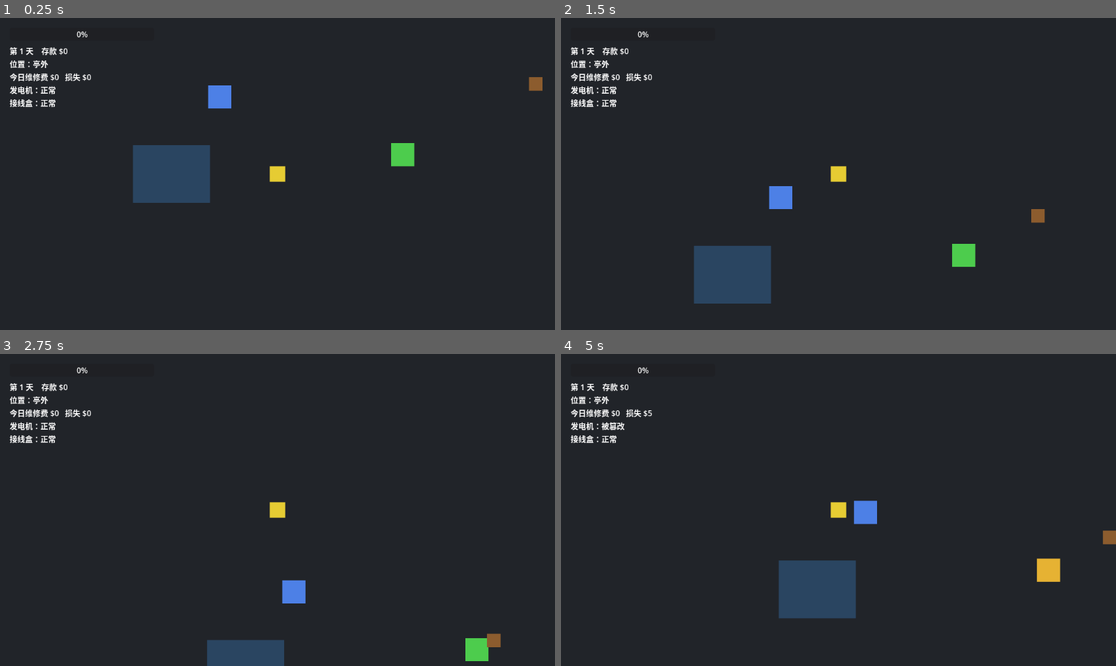
Above: before the commit, frames 1-4 (two rows, left to right).
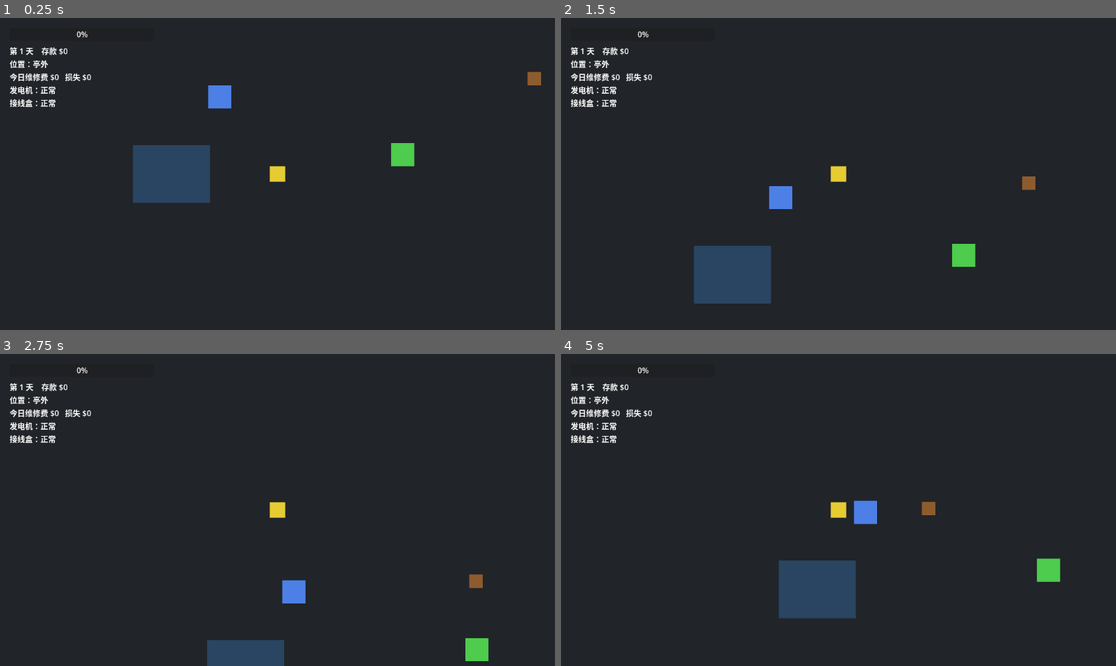
Above: after the commit, the same moments.

Repository: Zhi-Liao-jz/gamejam
Game: Godot game, scene res://scenes/main.tscn
Same seed, same stepped clock (60 frames per second), same inputs: the game is played once before the commit and once after it.
Inputs (mouse positions are in pixels of both pictures, inside the frame that each line leads up to):
- Up to frame 1 (0.25 s): no input
- Up to frame 2 (1.5 s): tap Enter at 0.5 s; move the mouse to (810, 236) at 0.52 s; hold E (interact) 0.53-1.28 s; hold W (move_up) from 0.53 s (still down); tap Space (ui_select) at 0.77 s; move the mouse to (1005, 220) at 1.27 s; tap N (next_day) at 1.35 s
- Up to frame 3 (2.75 s): tap Space (ui_select) at 1.52 s; move the mouse to (111, 463) at 2.02 s; release W (move_up) at 2.03 s; hold A (move_left) from 2.03 s (still down); tap Enter at 2.1 s
- Up to frame 4 (5 s): move the mouse to (866, 510) at 2.77 s; tap E (interact) at 2.85 s; tap Space (ui_select) at 3.02, 3.77, 4.52 s; move the mouse to (755, 432) at 3.52 s; release A (move_left) at 3.53 s; hold S (move_down) 3.53-4.28 s; hold N (next_day) 3.53-4.28 s; move the mouse to (960, 494) at 4.27 s; hold D (move_right) from 4.28 s (still down); tap Enter at 4.35 s

The runs differ from the first frame. In frame 1, 0.1% of the frame differs, in the area x 94-98%, y 17-24%; in frame 2, 0.2%; in frame 3, 0.2%; in frame 4, 0.6%, in the area x 7-100%, y 18-74%.

Commit message:
实现 Demo 第5b步：难度曲线（猴子数量随天数增长）+ 更新开发指南
- 抽出 monkey.tscn + 极简 MonkeySpawner：按天数补足在场猴子数(1+(day-1)/2,封顶3)，
  猴子 AI/状态机/生命周期零改，spawner _ready 补第1天(规避错过首个 hide_settlement)
- 多猴防扎堆：pick_target 排除其他活猴目标，让两猴分到不同设备(救A还是救B)；回退随机不空转
- 多猴声音防糊：按序号 pitch 错开 + 出生/逃跑点扇形散开(靠 2D 音频 panning 辨方位)
- game_state 加 monkey_count_today() 数量公式
- 更新开发指南：路线图标注 demo 功能已完成，按键/测法/TODO 改为当前状态与转正式

Diff:
--- a/global/game_state.gd
+++ b/global/game_state.gd
@@ -6,6 +6,7 @@
 const DAY_LENGTH: float = 30.0  # 抽完一根烟需要的秒数（= 一天长度）
 const BASE_WAGE: int = 100  # 每天基础工资
 const BANKRUPT_LINE: int = 0  # 预计存款低于此值即破产（对应文档"工资为负"的累计语义）
+const MAX_MONKEYS: int = 3  # 同时在场猴子数上限（2 设备下 2-3 只即"顾此失彼"，再多无目标可抢只糊声音）
 
 # ---------- 装备（数据驱动；加装备只往表加一行。纯内存，int id 天然兼容存档，但本步不写文件）----------
 const EQUIP_SKATES := 1  # 轮滑鞋
@@ -112,6 +113,11 @@
 	return ""
 
 
+## 当天该有几只猴子（难度曲线：每 2 天 +1 只，封顶 MAX_MONKEYS）
+func monkey_count_today() -> int:
+	return clampi(1 + (day - 1) / 2, 1, MAX_MONKEYS)
+
+
 ## 结算入账并进入下一天（结算规则集中在 Game，状态机只负责转场）
 func settle_and_advance(earned: int) -> void:
 	money += earned
--- a/scenes/main.tscn
+++ b/scenes/main.tscn
@@ -8,15 +8,13 @@
 [ext_resource type="Script" path="res://scripts/entities/player.gd" id="6_player"]
 [ext_resource type="Script" path="res://scripts/ui/hud.gd" id="7_hud"]
 [ext_resource type="Script" path="res://scripts/ui/booth_mask.gd" id="8_mask"]
-[ext_resource type="Script" path="res://scripts/entities/monkey.gd" id="9_monkey"]
-[ext_resource type="Script" path="res://scripts/entities/monkey_states/sneaking.gd" id="10_sneak"]
-[ext_resource type="Script" path="res://scripts/entities/monkey_states/tampering.gd" id="11_tamper"]
-[ext_resource type="Script" path="res://scripts/entities/monkey_states/fleeing.gd" id="12_flee"]
 [ext_resource type="Script" path="res://scripts/ui/generator_panel.gd" id="13_genpanel"]
 [ext_resource type="Script" path="res://scripts/devices/junction_box.gd" id="14_jbox"]
 [ext_resource type="Script" path="res://scripts/ui/junction_panel.gd" id="15_jboxpanel"]
 [ext_resource type="Script" path="res://scripts/ui/shop_panel.gd" id="16_shop"]
 [ext_resource type="Script" path="res://scripts/day/day_shop.gd" id="17_dayshop"]
+[ext_resource type="PackedScene" path="res://scenes/monkey.tscn" id="18_monkeyscene"]
+[ext_resource type="Script" path="res://scripts/entities/monkey_spawner.gd" id="19_spawner"]
 
 [sub_resource type="RectangleShape2D" id="Rect_booth"]
 size = Vector2(160, 120)
@@ -81,25 +79,9 @@
 
 [node name="Camera2D" type="Camera2D" parent="World/Player"]
 
-[node name="Monkey" type="Node2D" parent="World"]
-position = Vector2(560, -200)
-script = ExtResource("9_monkey")
-
-[node name="Audio" type="AudioStreamPlayer2D" parent="World/Monkey"]
-max_distance = 900.0
-bus = &"Master"
-
-[node name="StateMachine" type="Node" parent="World/Monkey"]
-script = ExtResource("1_fsm")
-
-[node name="Sneaking" type="Node" parent="World/Monkey/StateMachine"]
-script = ExtResource("10_sneak")
-
-[node name="Tampering" type="Node" parent="World/Monkey/StateMachine"]
-script = ExtResource("11_tamper")
-
-[node name="Fleeing" type="Node" parent="World/Monkey/StateMachine"]
-script = ExtResource("12_flee")
+[node name="MonkeySpawner" type="Node2D" parent="World"]
+script = ExtResource("19_spawner")
+monkey_scene = ExtResource("18_monkeyscene")
 
 [node name="BoothMask" type="CanvasLayer" parent="."]
 layer = 1
--- /dev/null
+++ b/scenes/monkey.tscn
@@ -0,0 +1,27 @@
+[gd_scene load_steps=6 format=3]
+
+[ext_resource type="Script" path="res://scripts/entities/monkey.gd" id="1_monkey"]
+[ext_resource type="Script" path="res://scripts/base_state_machine.gd" id="2_fsm"]
+[ext_resource type="Script" path="res://scripts/entities/monkey_states/sneaking.gd" id="3_sneak"]
+[ext_resource type="Script" path="res://scripts/entities/monkey_states/tampering.gd" id="4_tamper"]
+[ext_resource type="Script" path="res://scripts/entities/monkey_states/fleeing.gd" id="5_flee"]
+
+[node name="Monkey" type="Node2D"]
+position = Vector2(560, -200)
+script = ExtResource("1_monkey")
+
+[node name="Audio" type="AudioStreamPlayer2D" parent="."]
+max_distance = 900.0
+bus = &"Master"
+
+[node name="StateMachine" type="Node" parent="."]
+script = ExtResource("2_fsm")
+
+[node name="Sneaking" type="Node" parent="StateMachine"]
+script = ExtResource("3_sneak")
+
+[node name="Tampering" type="Node" parent="StateMachine"]
+script = ExtResource("4_tamper")
+
+[node name="Fleeing" type="Node" parent="StateMachine"]
+script = ExtResource("5_flee")
--- a/scripts/entities/monkey.gd
+++ b/scripts/entities/monkey.gd
@@ -23,6 +23,7 @@
 var spawn_interval: float = 0.0
 
 var target_device: BaseDevice = null
+var audio_pitch_base: float = 1.0  # 多猴音高错开防糊，由 spawner 按序号设置
 
 var _audio: AudioStreamPlayer2D = null
 var _player: Node2D = null
@@ -50,16 +51,28 @@
 	tamper_delay += Game.equip_tamper_bonus()  # 加固锁拉宽救火窗口（加法，在封底之后）
 
 
-## 选一个 NORMAL 设备当目标；无可篡改设备返回 null。只依赖统一接口，以后多设备零改动。
+## 选一个 NORMAL 设备当目标；无可篡改设备返回 null。
+## 防扎堆：优先排除其他活猴正盯着的设备，让多猴分到不同设备（"救A还是救B"）；
+## 排除后没得选（猴比可抢设备多）则回退到全部 NORMAL 随机，保证不空转。
 func pick_target() -> BaseDevice:
-	var candidates: Array[BaseDevice] = []
+	var normal: Array[BaseDevice] = []
 	for node: Node in get_tree().get_nodes_in_group("devices"):
 		var dev := node as BaseDevice
 		if dev and dev.state == BaseDevice.DeviceState.NORMAL:
-			candidates.append(dev)
-	if candidates.is_empty():
+			normal.append(dev)
+	if normal.is_empty():
 		return null
-	return candidates[randi() % candidates.size()]
+	var taken := {}
+	for node: Node in get_tree().get_nodes_in_group("monkeys"):
+		var other := node as Monkey
+		if other and other != self and is_instance_valid(other.target_device):
+			taken[other.target_device] = true
+	var free: Array[BaseDevice] = []
+	for dev in normal:
+		if not taken.has(dev):
+			free.append(dev)
+	var pool := free if not free.is_empty() else normal
+	return pool[randi() % pool.size()]
 
 
 ## 取玩家引用（懒缓存，避免每帧全量遍历分组）。
@@ -78,7 +91,7 @@
 	var stream := SoundManager.get_stream(key)
 	if stream and _audio.stream != stream:
 		_audio.stream = stream
-	_audio.pitch_scale = pitch
+	_audio.pitch_scale = pitch * audio_pitch_base
 	if stream and not _audio.playing:
 		_audio.play()
 
--- /dev/null
+++ b/scripts/entities/monkey_spawner.gd
@@ -0,0 +1,31 @@
+extends Node2D
+## 按天数生成猴子（难度曲线）。极简：只负责"今天该有几只、不够就补"，
+## 不接管猴子生命周期——每只猴自订阅 show/hide_settlement 自管显隐（规避签名不对称/首帧竞态）。
+
+const PITCH_BY_INDEX := [1.0, 0.92, 1.08]  # 多猴音高错开防糊（对称偏移约 ±半音）
+const SPAWN_X_STEP := 60.0  # 出生/逃跑点按序号沿 x 散开，靠 2D 音频 panning 辨方位
+
+@export var monkey_scene: PackedScene
+
+
+func _ready() -> void:
+	EventBus.subscribe("hide_settlement", _spawn_to_target)
+	# 初始生成：spawner 比 DayManager 后 ready，错过了开局那次 hide_settlement，这里补上第 1 天
+	_spawn_to_target()
+
+
+func _spawn_to_target() -> void:
+	var want := Game.monkey_count_today()
+	var have := get_tree().get_nodes_in_group("monkeys").size()
+	for i in range(have, want):
+		_spawn_one(i)
+
+
+func _spawn_one(index: int) -> void:
+	if monkey_scene == null:
+		return
+	var m: Monkey = monkey_scene.instantiate()
+	m.audio_pitch_base = PITCH_BY_INDEX[index % PITCH_BY_INDEX.size()]
+	m.exit_point.x += index * SPAWN_X_STEP  # 出生/逃跑点错开
+	m.position = m.exit_point  # 显式设初始位置（新猴错过 _on_work，否则从默认点开局）
+	add_child(m)
Not shown: 1 places in scenes/main.tscn that only renumber resources
Not shown, added: scripts/entities/monkey_spawner.gd.uid
Not shown, changed: 开发指南.md
